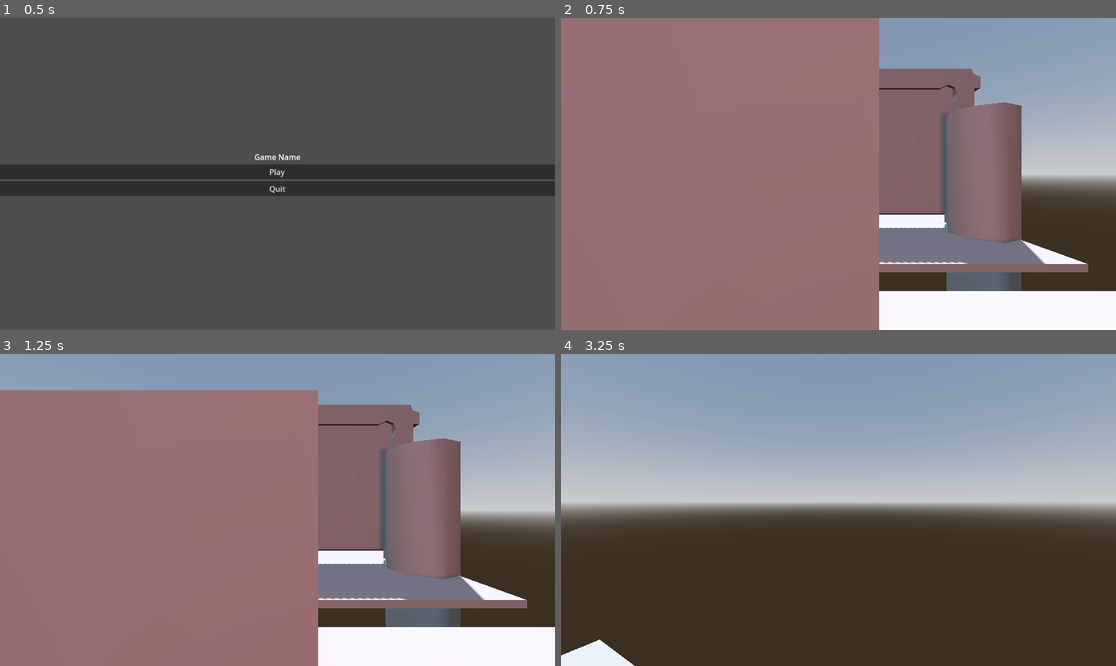
Above: before the commit, frames 1-4 (two rows, left to right).
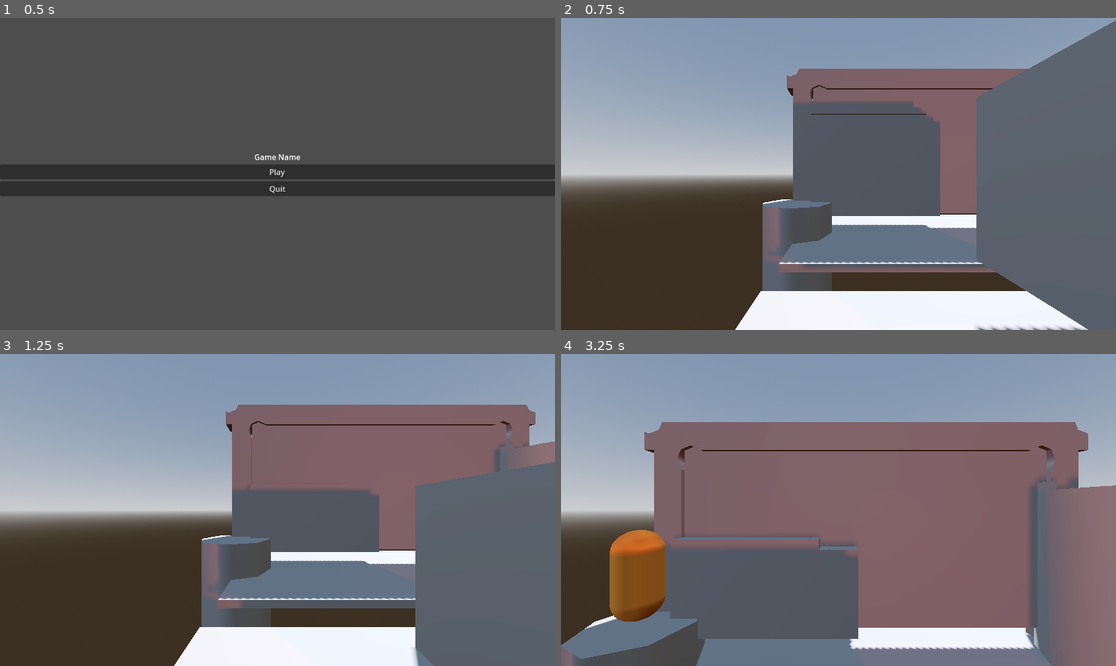
Above: after the commit, the same moments.

Repository: Egrazil/winter-melon-jam-2025
Game: Godot game, scene res://scenes/Main Menu/main menu.tscn
Two runs of this game, one before a commit and one after it. Both use one fixed random seed, a clock stepped at 60 frames per second and the inputs below.
Inputs (mouse positions are in pixels of both pictures, inside the frame that each line leads up to):
- Up to frame 1 (0.5 s): no input
- Up to frame 2 (0.75 s): click "Play" at 0.5 s
- Up to frame 3 (1.25 s): no input
- Up to frame 4 (3.25 s): tap Enter at 1.25 s; move the mouse to (960, 494) at 1.27 s; hold Right (moveRight) 1.28-2.03 s; tap Space (jump, bound only before the commit) at 1.35, 1.52, 1.82, 2.27, 2.3, 2.57, 2.85 s; click (960, 494) at 1.42 s; move the mouse to (810, 510) at 2.02 s; hold Up (moveUp) from 2.03 s (still down); tap Q at 2.1 s; move the mouse to (849, 503) at 2.77 s

Frame 1 is identical in both runs. In frame 2, 83% of the frame differs, in the area x 0-100%, y 0-100%; in frame 3, 73%; in frame 4, 68%.

Commit message:
got two players on the gameplay level

Diff:
--- a/project.godot
+++ b/project.godot
@@ -45,11 +45,6 @@
 , Object(InputEventKey,"resource_local_to_scene":false,"resource_name":"","device":-1,"window_id":0,"alt_pressed":false …(183 unchanged characters)…
 ]
 }
-jump={
-"deadzone": 0.2,
-"events": [Object(InputEventKey,"resource_local_to_scene":false,"resource_name":"","device":-1,"window_id":0,"alt_pressed":false,"shift_pressed":false,"ctrl_pressed":false,"meta_pressed":false,"pressed":false,"keycode":0,"physical_keycode":32,"key_label":0,"unicode":32,"location":0,"echo":false,"script":null)
-]
-}
 
 [layer_names]
 
--- a/scenes/levels/Lights and moving.tscn
+++ b/scenes/levels/Lights and moving.tscn
@@ -1,7 +1,9 @@
-[gd_scene load_steps=9 format=3 uid="uid://ldiha1h1tssc"]
-
-[ext_resource type="PackedScene" uid="uid://cva77agshne70" path="res://scenes/levels/light-test/grid-tiles.tscn" id="1_bnwq5"]
+[gd_scene load_steps=11 format=3 uid="uid://cl15rg486fqd3"]
+
+[ext_resource type="PackedScene" uid="uid://bm4dqoans1k0p" path="res://scenes/levels/light-test/grid-tiles.tscn" id="1_bnwq5"]
 [ext_resource type="PackedScene" uid="uid://bs72ogkvdd7d6" path="res://addons/proto_controller/proto_controller.tscn" id="2_vkib5"]
+[ext_resource type="PackedScene" uid="uid://dbslmysi0v4qu" path="res://scenes/player/2d_controller.tscn" id="3_vkib5"]
+[ext_resource type="PackedScene" uid="uid://8sgwmxpmads2" path="res://scenes/player/playerSwapper.tscn" id="4_u4dwk"]
 
 [sub_resource type="ProceduralSkyMaterial" id="ProceduralSkyMaterial_bnwq5"]
 sky_horizon_color = Color(0.66224277, 0.6717428, 0.6867428, 1)
@@ -49,7 +51,7 @@
 omni_range = 46.476
 
 [node name="ProtoController" parent="." instance=ExtResource("2_vkib5")]
-transform = Transform3D(1, 0, 0, 0, 1, 0, 0, 0, 1, -2.2, -0.5, 1.5)
+transform = Transform3D(1, 0, 0, 0, 1, 0, 0, 0, 1, -5.8, -0.5, 1.5)
 
 [node name="RigidBody3D" type="RigidBody3D" parent="."]
 transform = Transform3D(1, 0, 0, 0, 1, 0, 0, 0, 1, -3.1000001, 1, 0)
@@ -279,11 +281,13 @@
 
 [node name="CSGCylinder3D" type="CSGCylinder3D" parent="layout"]
 transform = Transform3D(1, 0, 0, 0, 1, 0, 0, 0, 1, -7, -2.7, -4.4)
+use_collision = true
 radius = 1.0
 height = 6.0
 
 [node name="CSGCylinder3D2" type="CSGCylinder3D" parent="layout"]
 transform = Transform3D(1, 0, 0, 0, 1, 0, 0, 0, 1, 1.9000006, 0.099999905, -4.4)
+use_collision = true
 radius = 0.90000004
 height = 5.6000004
 
@@ -293,3 +297,16 @@
 [node name="CollisionShape3D" type="CollisionShape3D" parent="win area"]
 transform = Transform3D(1, 0, 0, 0, 1, 0, 0, 0, 1, 0, 0, -0.19999981)
 shape = SubResource("BoxShape3D_vkib5")
+
+[node name="2d player stuff" type="Node" parent="."]
+
+[node name="2dController" parent="2d player stuff" instance=ExtResource("3_vkib5")]
+transform = Transform3D(-4.371139e-08, 0, -1, 0, 1, 0, 1, 0, -4.371139e-08, -7.2000003, 0.1, -4.5)
+
+[node name="PlayerSwapper" parent="2d player stuff" node_paths=PackedStringArray("threePlayer", "twoPlayer", "flatCam") instance=ExtResource("4_u4dwk")]
+threePlayer = NodePath("../../ProtoController")
+twoPlayer = NodePath("../2dController")
+flatCam = NodePath("../Camera3D")
+
+[node name="Camera3D" type="Camera3D" parent="2d player stuff"]
+transform = Transform3D(1, 0, 0, 0, 1, 0, 0, 0, 1, -3.2, 2.5, -0.39999998)
--- a/scenes/levels/Player Movement/2d and 3d together.tscn
+++ b/scenes/levels/Player Movement/2d and 3d together.tscn
@@ -30,7 +30,6 @@
 
 [node name="2dController" parent="." instance=ExtResource("2_ma1sh")]
 transform = Transform3D(-4.371139e-08, 0, -1, 0, 1, 0, 1, 0, -4.371139e-08, 0, 0, -8.3)
-visible = false
 
 [node name="Floor" type="CSGBox3D" parent="."]
 transform = Transform3D(9.900001, 0, 0, 0, 0.099999964, 0, 0, 0, 1, -6.535, 0, -5.3999996)
--- a/scenes/player/2d_controller.tscn
+++ b/scenes/player/2d_controller.tscn
@@ -15,6 +15,7 @@
 
 [node name="2dController" type="CharacterBody3D"]
 transform = Transform3D(-4.371139e-08, 0, -1, 0, 1, 0, 1, 0, -4.371139e-08, 0, 0, 0)
+collision_mask = 3
 script = ExtResource("1_urcsn")
 
 [node name="Mesh" type="MeshInstance3D" parent="."]
--- a/scenes/player/player_swapper.gd
+++ b/scenes/player/player_swapper.gd
@@ -1,6 +1,6 @@
 extends Node
 
-var threeD = false
+var threeD = true
 
 
 @export var threePlayer : CharacterBody3D
@@ -8,6 +8,9 @@
 @export var flatCam : Camera3D
 
 @onready var startingPosition : Vector3 = twoPlayer.position
+
+func _ready() -> void:
+	twoPlayer.visible = false
 
 func _unhandled_key_input(_event: InputEvent) -> void:
 	if Input.is_key_pressed(KEY_Q):
Not shown: 1 places in scenes/levels/light-test/grid-tiles.tscn that only renumber resources
